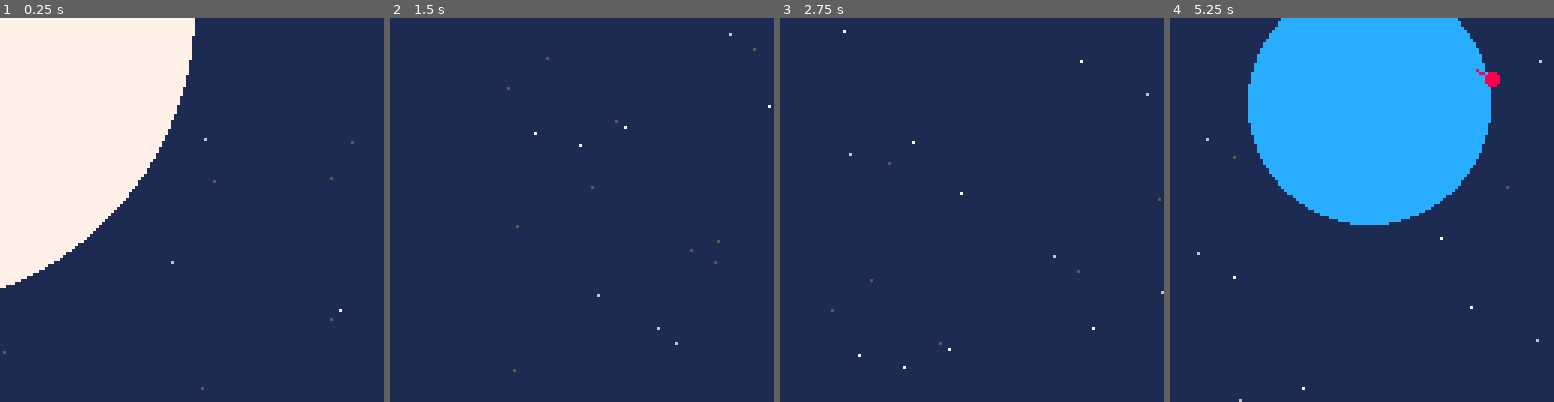
Above: before the commit, frames 1-4 (left to right).
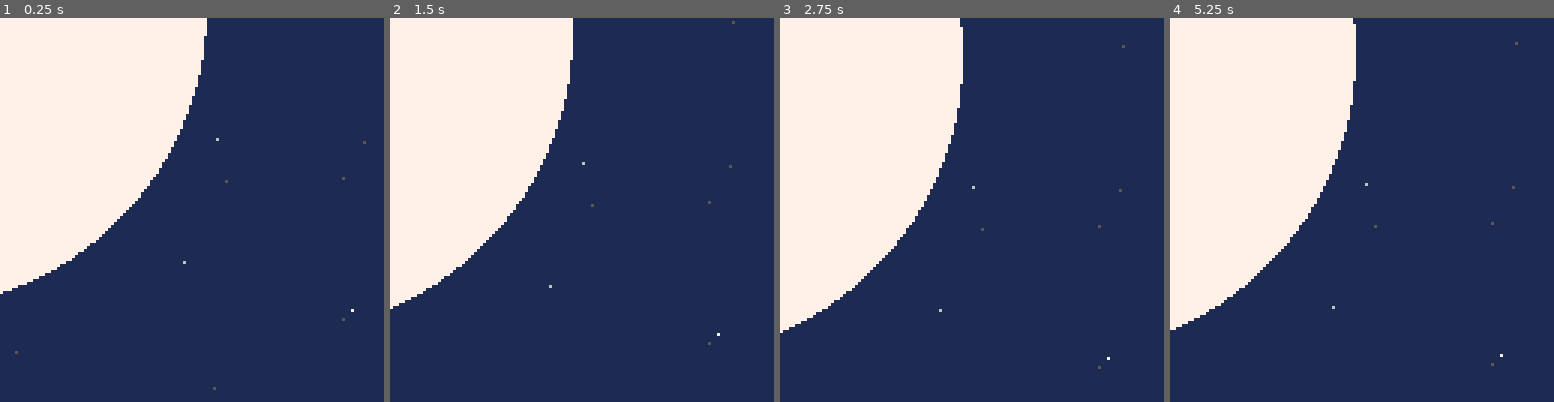
Above: after the commit, the same moments.

Repository: nucleartide/ludum-dare-39
Game: PICO-8 cartridge game.p8
Two runs of this game, one before a commit and one after it. Both use one fixed random seed, a clock stepped at 60 frames per second and the inputs below.
Inputs:
- Up to frame 1 (0.25 s): no input
- Up to frame 2 (1.5 s): tap X (X key) at 0.33, 1.07 s; tap O (Z key) at 0.7 s
- Up to frame 3 (2.75 s): hold Right 1.6-2.1 s; tap O (Z key) at 1.7, 2.1, 2.5 s; tap X (X key) at 1.85 s; hold Up 2.15-2.42 s; hold Right from 2.47 s (still down)
- Up to frame 4 (5.25 s): tap O (Z key) every 0.4 s from 2.9 to 4.9 s; tap X (X key) at 2.97, 4.08, 5.2 s; release Right at 3.03 s; hold Left 3.08-3.58 s; hold Down 3.63-3.97 s; hold Right 4.02-4.68 s; hold Up 4.73-5.03 s; hold Left from 5.08 s (still down)

The runs differ from the first frame. In frame 1, 2.3% of the frame differs, in the area x 0-96%, y 0-97%; in frame 2, 27%; in frame 3, 30%; in frame 4, 48%, in the area x 0-97%, y 0-100%.

Commit message:
get rid of jittering

Diff:
--- a/game.p8
+++ b/game.p8
@@ -87,6 +87,9 @@
   planet_angle = 0,
   radius_padding = 2,
 
+  -- did the player win the game
+  escaped,
+
   p1 = {
     x = 0,
     y = -1,
@@ -132,8 +135,16 @@
 --
 
 function update_game()
-
   if not player.launched then
+
+    --
+    -- move camera
+    --
+
+    if player.x < cam.x+cam.pad     then cam.x -= 2 end
+    if player.x > cam.x+128-cam.pad then cam.x += 2 end
+    if player.y < cam.y+cam.pad     then cam.y -= 2 end
+    if player.y > cam.y+128-cam.pad then cam.y += 2 end
 
     --
     -- position player on planet
@@ -181,10 +192,16 @@
     --
 
     if btn(2) then -- up
-      local c = cos(-(player.a - 0.25))
-      local s = sin(player.a - 0.25)
+      local c = round(cos(-(player.a - 0.25)))
+      local s = round(sin(player.a - 0.25))
       player.x += c
       player.y += s
+
+      -- move camera
+      if player.x < cam.x+cam.pad     then cam.x += c end
+      if player.x > cam.x+128-cam.pad then cam.x += c end
+      if player.y < cam.y+cam.pad     then cam.y += s end
+      if player.y > cam.y+128-cam.pad then cam.y += s end
     end
 
     --
@@ -192,21 +209,34 @@
     --
 
     if btn(3) then -- down
-      local c = cos(player.a + 0.25)
-      local s = sin(player.a + 0.25)
+      local c = round(cos(player.a + 0.25))
+      local s = round(sin(player.a + 0.25))
       player.x += c
       player.y += s
+
+      -- move camera
+      if player.x < cam.x+cam.pad     then cam.x += c end
+      if player.x > cam.x+128-cam.pad then cam.x += c end
+      if player.y < cam.y+cam.pad     then cam.y += s end
+      if player.y > cam.y+128-cam.pad then cam.y += s end
     end
+
+    --
+    -- check if the player escaped the solar system
+    --
+
+    local x
+    local y
+    -- TODO: check if magnitude is > 500
   end
-
-  --
-  -- move camera
-  --
-
-  if player.x < cam.x+cam.pad     then cam.x -= 2 end
-  if player.x > cam.x+128-cam.pad then cam.x += 2 end
-  if player.y < cam.y+cam.pad     then cam.y -= 2 end
-  if player.y > cam.y+128-cam.pad then cam.y += 2 end
+end
+
+function round(n)
+  local fraction = n % 1
+  if fraction > 0.5 then
+    return flr(n)+1
+  end
+  return flr(n)
 end
 
 function draw_game()
@@ -285,6 +315,12 @@
   local x, y = rotate(p.x + p.p2.x, p.y + p.p2.y, p.x, p.y, p.a)
   line(p.x, p.y, x, y, p.c)
   circfill(p.x, p.y, p.r, p.c)
+
+  --
+  -- print debug info
+  --
+
+  -- print("player: " .. player.x .. player.y .. ', cam: ' .. cam.x .. cam.y, cam.x, cam.y, 9)
 end
 
 --
